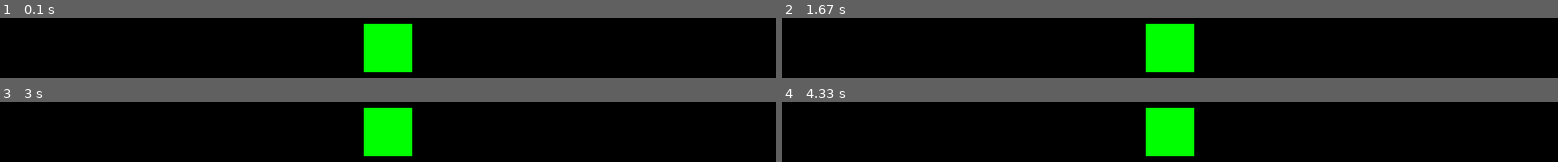
Above: before the commit, frames 1-4 (two rows, left to right).
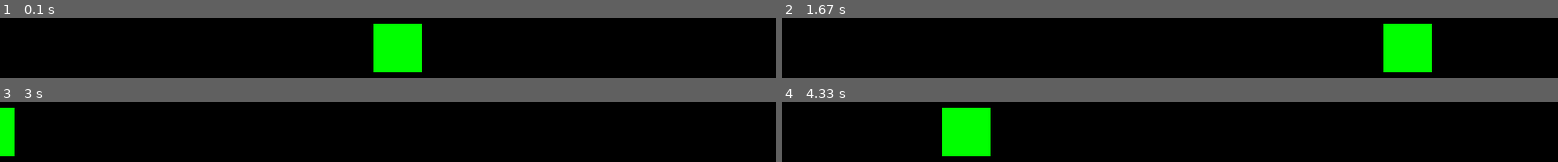
Above: after the commit, the same moments.

Repository: dmitrykhakhin/pygameTestProjectOne
Game: pygame game, started from pygame_template.py
Two runs of this game, one before a commit and one after it. Both use one fixed random seed, a clock stepped at 60 frames per second and the inputs below.
Inputs:
- Up to frame 1 (0.1 s): no input
- Up to frame 2 (1.67 s): no input
- Up to frame 3 (3 s): no input
- Up to frame 4 (4.33 s): no input

The runs differ from the first frame. In frame 1, 2.0% of the frame differs, in the area x 46-55%, y 9-91%; in frame 2, 10%, in the area x 46-84%, y 9-91%; in frame 3, 6.6%; in frame 4, 10%.

Commit message:
add move for sprite

Diff:
--- a/pygame_template.py
+++ b/pygame_template.py
@@ -22,6 +22,10 @@
         self.rect = self.image.get_rect()
         self.rect.center = (WIDTH / 2, HEIGHT / 2)
 
+    def update(self):
+        self.rect.x += 5
+        if self.rect.left > WIDTH:
+            self.rect.right = 0
 
 # создаем игру и окно
 pygame.init()
